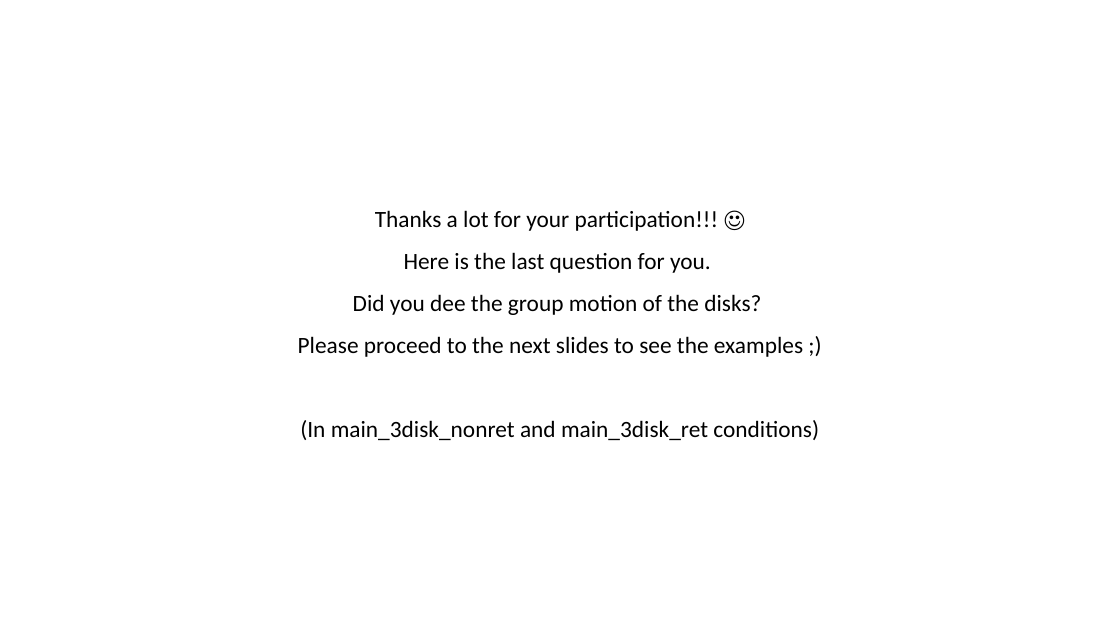
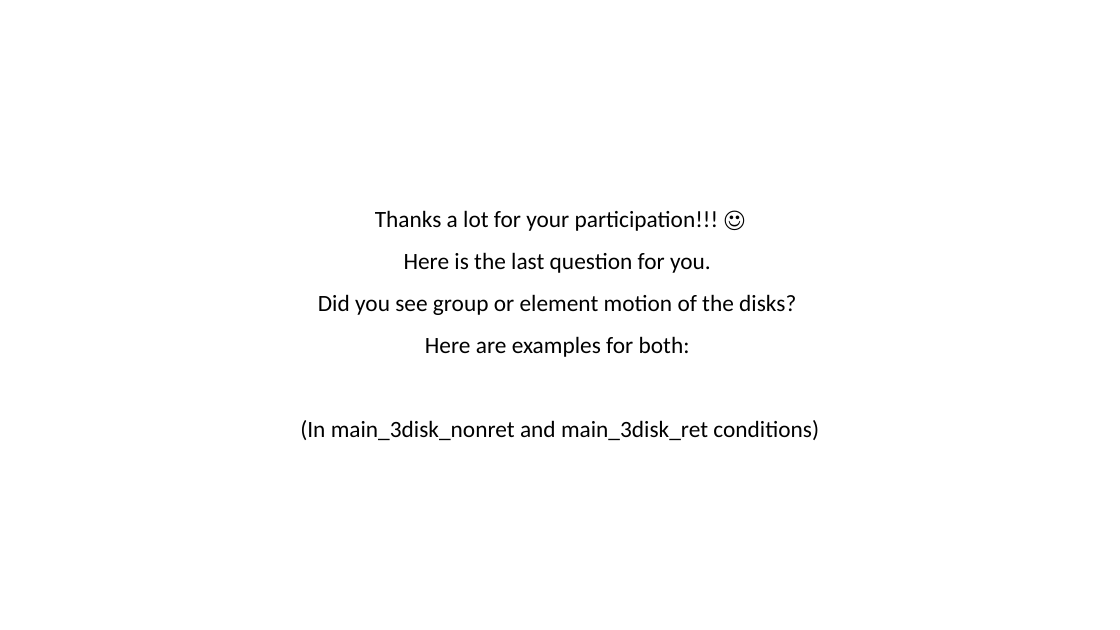
Before and after one commit to Ohyeon5/TPD_priority_map, a slide deck: slide 1 of Instructions/Instruction for observers_9_Questionnaire.pptx. Drawn at 1120x630 pixels with LibreOffice and Linux fonts; fonts in the diff are those of the drawing. Boxes give left, top, right and bottom in pixels: in the first picture for what was removed or moved away, otherwise in the second. Text is boxed around its words. In the diff, an @@ line names an element or a change of style, - is before the commit and + after.

```diff
--- a/Instructions/Instruction for observers_9_Questionnaire.pptx
+++ b/Instructions/Instruction for observers_9_Questionnaire.pptx
@@ text at [318, 294, 796, 357]: text changed @@
-Did you dee the group motion of the disks?
-Please proceed to the next slides to see the examples ;)
+Did you see group or element motion of the disks?
+Here are examples for both:
```
Also in this commit, not shown: 1 other slide changed, 3 other files.
